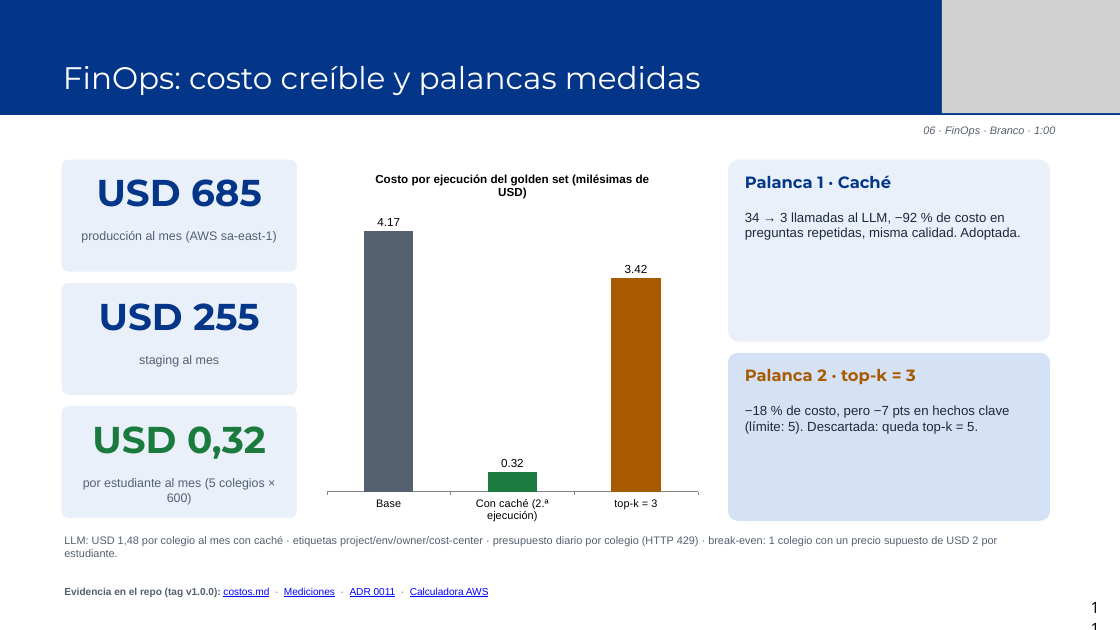
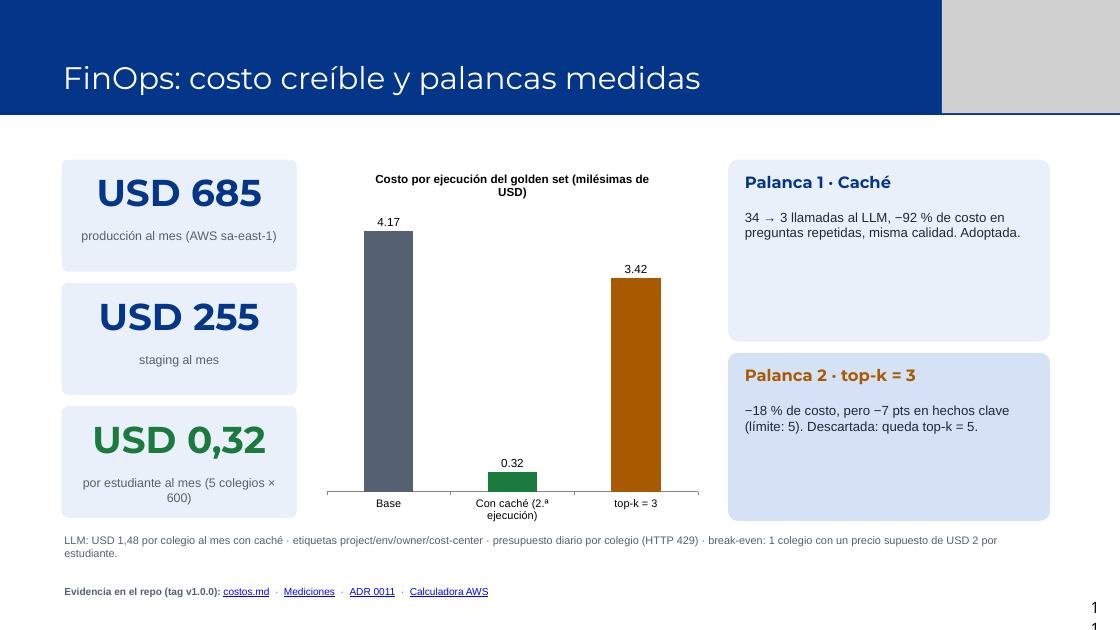
Before and after one commit to merinobranco10/equipo-aulaViva, a slide deck: slide 10 of docs/defensa/AulaViva_S18_Defensa_Deck.pptx (slide 11 before the commit). Drawn at 1120x630 pixels with LibreOffice and Linux fonts; fonts in the diff are those of the drawing; grey boxes stand for pictures. Boxes give left, top, right and bottom in pixels: in the first picture for what was removed or moved away, otherwise in the second. Text is boxed around its words. In the diff, an @@ line names an element or a change of style, - is before the commit and + after.

```diff
--- a/docs/defensa/AulaViva_S18_Defensa_Deck.pptx
+++ b/docs/defensa/AulaViva_S18_Defensa_Deck.pptx
@@ text removed at [923,126,1055,136] @@
-06 · FinOps · Branco · 1:00
```
Also in this commit, not shown: 13 other slides changed, 2 other files.
